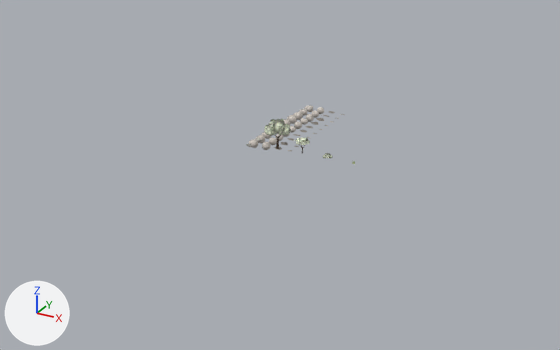
A saved change to the Blender file blender/kit.blend.
Both versions are drawn from a 50 mm camera at (82.0, -137.1, 62.3) aimed at (10.3, -6.7, -2.9). Every picture has the same lights, and +X, +Y and +Z are marked at lower left. The picture after the commit comes second.
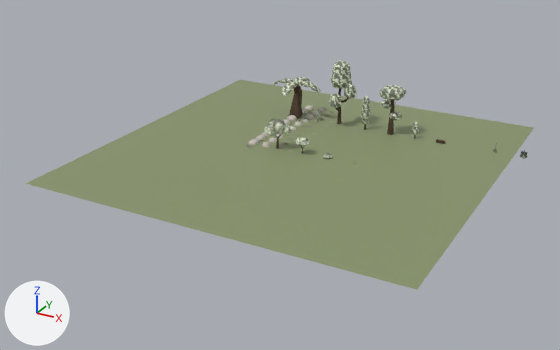
Diff of the bpy script that builds the scene:
```diff
--- a/blender/kit.blend.py
+++ b/blender/kit.blend.py
@@ me_totora_002 @@
+me_totora_002.from_pydata(...)  # 50 vertices, 32 faces; spans x -0.96..0.96, y -0.96..0.96, z 0.0..2.0
+me_totora_002.materials.append(mat_kit_copa)  # picture img_kit_tx_hojas
@@ me_nirre_002 @@
+me_nirre_002.from_pydata(...)  # 120 vertices, 62 faces; spans x -0.64..0.64, y -0.74..0.74, z 0.0..4.0
+# faces by material slot: [10, 52]
+me_nirre_002.materials.append(mat_kit_corteza)  # picture img_kit_tx_corteza
+me_nirre_002.materials.append(mat_kit_copa)  # picture img_kit_tx_hojas
@@ me_lenga_002 @@
+me_lenga_002.from_pydata(...)  # 369 vertices, 215 faces; spans x -2.69..2.69, y -2.88..2.88, z 0.0..11.0
+# faces by material slot: [160, 55]
+me_lenga_002.materials.append(mat_kit_copa)  # picture img_kit_tx_hojas
+me_lenga_002.materials.append(mat_kit_corteza)  # picture img_kit_tx_corteza
@@ me_sauce_chileno_002 @@
+me_sauce_chileno_002.from_pydata(...)  # 132 vertices, 72 faces; spans x -0.95..0.95, y -1.09..1.09, z 0.0..8.0
+# faces by material slot: [62, 10]
+me_sauce_chileno_002.materials.append(mat_kit_copa)  # picture img_kit_tx_hojas
+me_sauce_chileno_002.materials.append(mat_kit_corteza)  # picture img_kit_tx_corteza
@@ me_eucalipto_002 @@
+me_eucalipto_002.from_pydata(...)  # 392 vertices, 228 faces; spans x -3.4..3.4, y -3.1..3.1, z 0.0..15.0
+# faces by material slot: [162, 66]
+me_eucalipto_002.materials.append(mat_kit_copa)  # picture img_kit_tx_hojas
+me_eucalipto_002.materials.append(mat_kit_corteza)  # picture img_kit_tx_corteza
@@ me_palma_chilena_002 @@
+me_palma_chilena_002.from_pydata(...)  # 356 vertices, 190 faces; spans x -6.18..6.18, y -6.18..6.18, z 0.0..9.0
+# faces by material slot: [156, 34]
+me_palma_chilena_002.materials.append(mat_kit_copa)  # picture img_kit_tx_hojas
+me_palma_chilena_002.materials.append(mat_kit_corteza)  # picture img_kit_tx_corteza
@@ ob_suelo_kit @@
 ob_suelo_kit.location = (12.0, 0.0, 0.0)
-ob_suelo_kit.hide_render = True
@@ ob_totora @@
+ob_totora = bpy.data.objects.new('totora', me_totora_002)
+ob_totora.location = (54.0, 20.0, 0.0)
@@ ob_nirre @@
+ob_nirre = bpy.data.objects.new('nirre', me_nirre_002)
+ob_nirre.location = (30.0, 20.0, 0.0)
@@ ob_lenga @@
+ob_lenga = bpy.data.objects.new('lenga', me_lenga_002)
+ob_lenga.location = (24.0, 20.0, 0.0)
@@ ob_sauce_chileno @@
+ob_sauce_chileno = bpy.data.objects.new('sauce_chileno', me_sauce_chileno_002)
+ob_sauce_chileno.location = (18.0, 20.0, 0.0)
@@ ob_eucalipto @@
+ob_eucalipto = bpy.data.objects.new('eucalipto', me_eucalipto_002)
+ob_eucalipto.location = (12.0, 20.0, 0.0)
@@ ob_palma_chilena @@
+ob_palma_chilena = bpy.data.objects.new('palma_chilena', me_palma_chilena_002)
+ob_palma_chilena.location = (0.0, 20.0, 0.0)
```

Where the change shows, as pixel boxes (x1, y1, x2, y2) in the pictures (560 x 350 px):
'suelo_kit', shown (green): after (26, 80, 534, 290)
'eucalipto', added: after (329, 60, 357, 124)
    faces in mat_kit_copa (picture img_kit_tx_hojas): (329, 60, 357, 108)
'palma_chilena', added: after (272, 77, 321, 119)
    faces in mat_kit_copa (picture img_kit_tx_hojas): (272, 77, 321, 96)
    faces in mat_kit_corteza (picture img_kit_tx_corteza): (289, 86, 303, 119)
'lenga', added: after (380, 85, 406, 135)
    faces in mat_kit_copa (picture img_kit_tx_hojas): (380, 85, 406, 120)
    faces in mat_kit_corteza (picture img_kit_tx_corteza): (387, 100, 395, 135)
'sauce_chileno', added: after (361, 96, 370, 130)
    faces in mat_kit_copa (picture img_kit_tx_hojas): (361, 96, 370, 124)
'nirre', added: after (412, 122, 419, 139)
'totora', added: after (520, 150, 528, 159)
